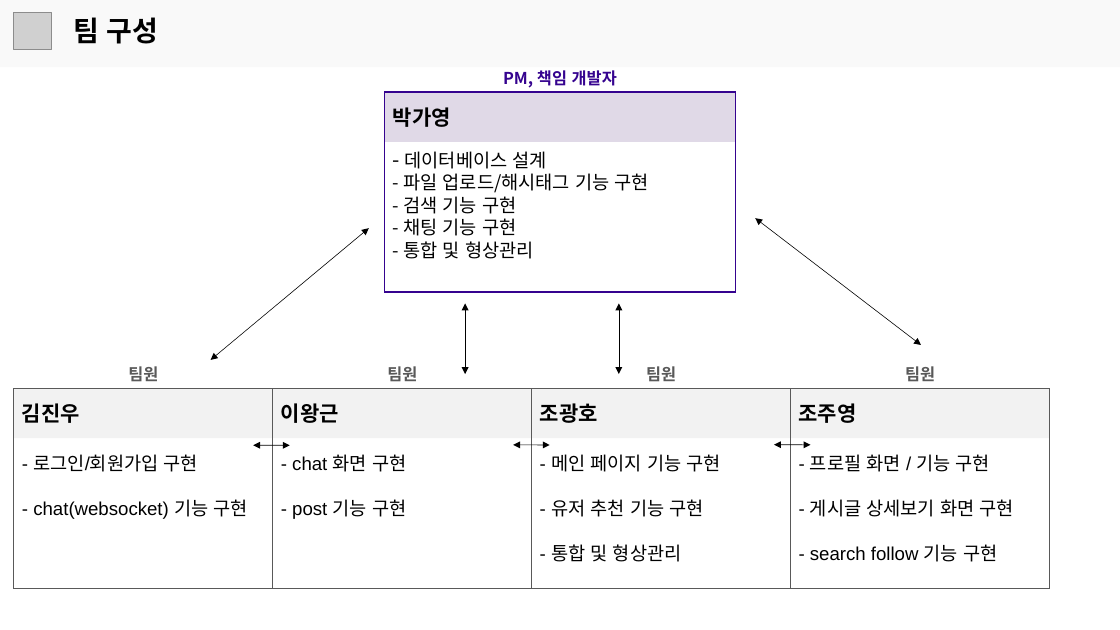
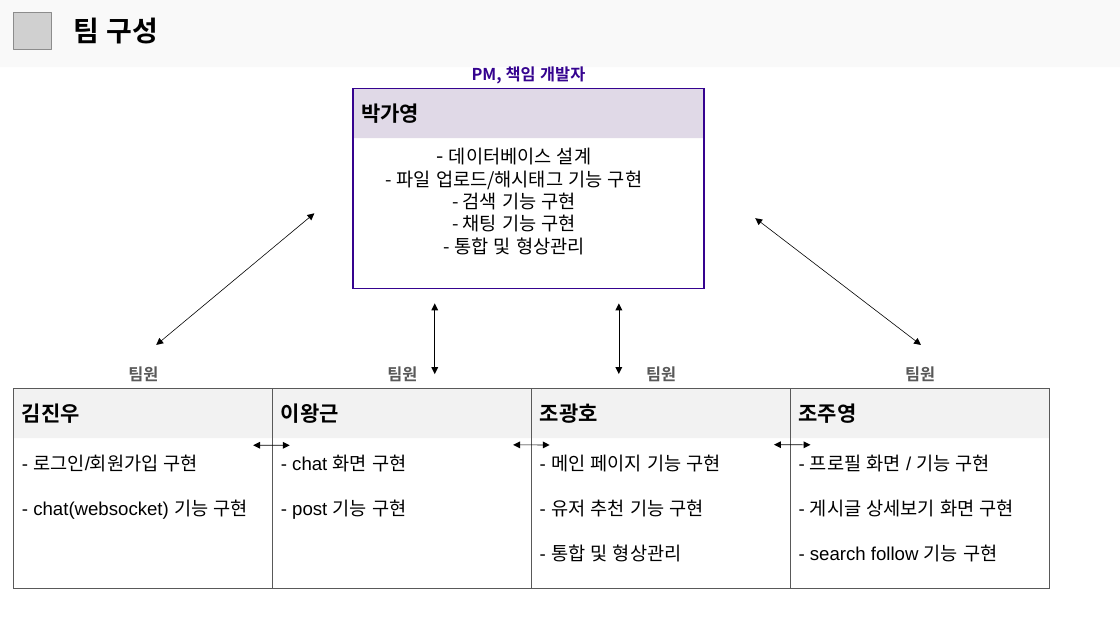
Before and after one commit to JGwanghou/Photostagram_, a slide deck: slide 5 of 프로젝트 발표 보고서.pptx. Drawn at 1120x630 pixels with LibreOffice and Linux fonts; fonts in the diff are those of the drawing; grey boxes stand for pictures. Boxes give left, top, right and bottom in pixels: in the first picture for what was removed or moved away, otherwise in the second. Text is boxed around its words. In the diff, an @@ line names an element or a change of style, - is before the commit and + after.

```diff
--- a/프로젝트 발표 보고서.pptx
+++ b/프로젝트 발표 보고서.pptx
@@ 2 texts, 2 rectangles: place and size @@
-2 texts, 2 rectangles at box(385, 70, 736, 292)
+2 texts, 2 rectangles at box(353, 66, 704, 288)
@@ text "- 데이터베이스 설계" at box(397, 147, 642, 255): alignment left to centre @@
@@ double arrow moved from (369, 229) - (211, 360) to (314, 213) - (156, 345) @@
@@ double arrow moved from (465, 303) - (465, 374) to (435, 303) - (435, 374) @@
```
Also in this commit, not shown: 5 other slides changed, 4 slides added, 3 slides removed, 8 other files.
